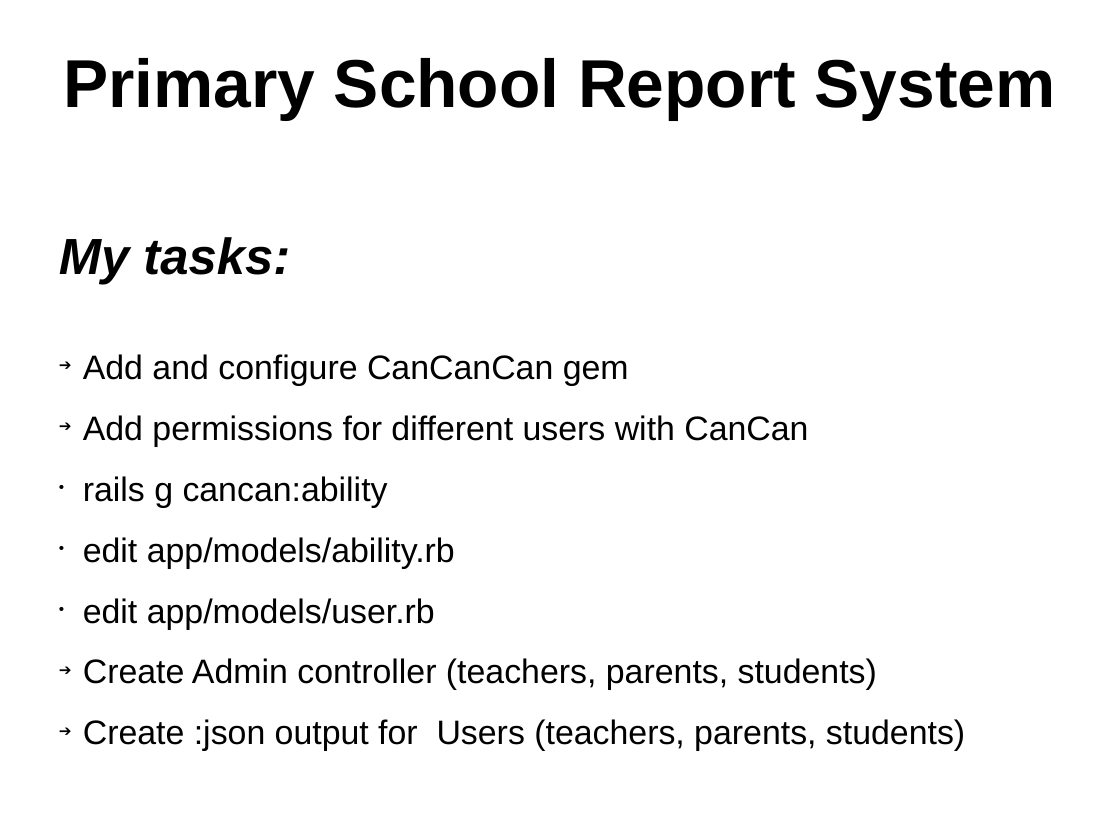
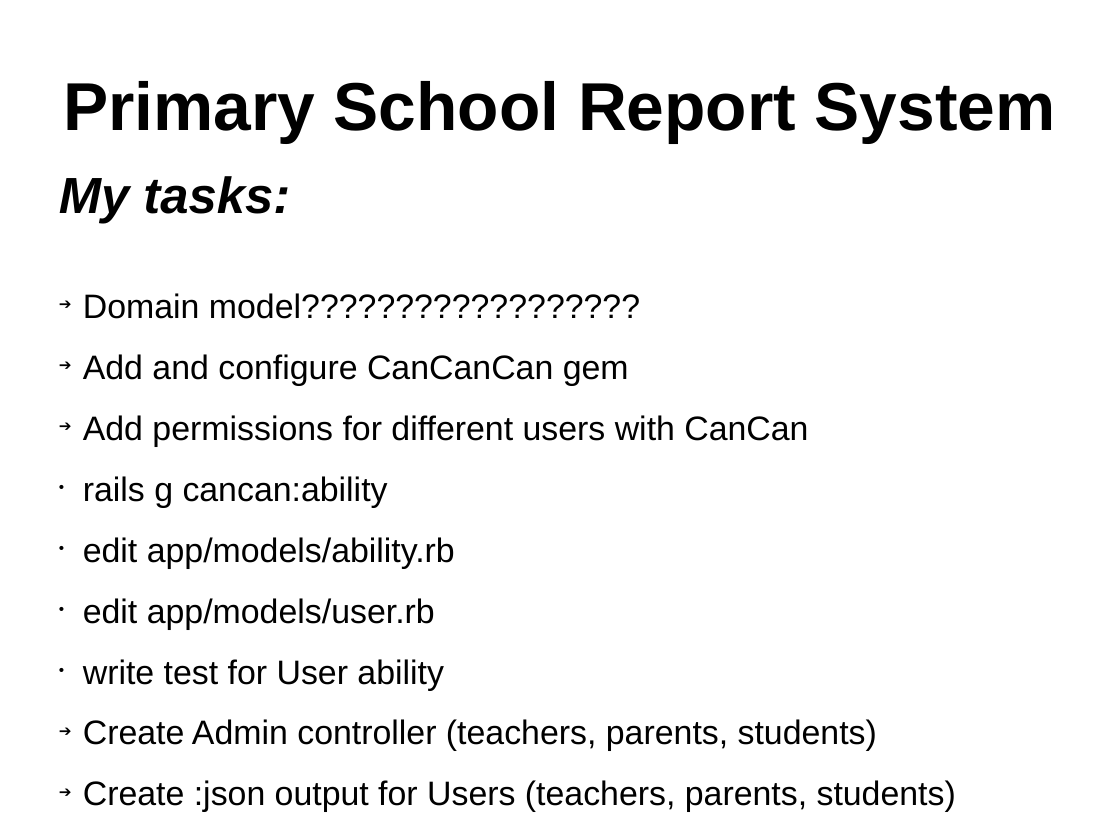
Before and after one commit to lahotskyy/demo1, a slide deck: slide 8 of taras_slides.odp (slide 6 before the commit). Drawn at 1120x840 pixels with LibreOffice and Linux fonts; fonts in the diff are those of the drawing; background and template pictures are left out. Boxes give left, top, right and bottom in pixels: in the first picture for what was removed or moved away, otherwise in the second. Text is boxed around its words. In the diff, an @@ line names an element or a change of style, - is before the commit and + after.

Commit message:
add new slides

```diff
--- a/taras_slides.odp
+++ b/taras_slides.odp
@@ title "Primary School Report System" moved from (x1=63, y1=58, x2=1056, y2=120) to (x1=63, y1=81, x2=1056, y2=143) @@
@@ subtitle "My tasks:" moved from (x1=59, y1=237, x2=965, y2=751) to (x1=59, y1=176, x2=956, y2=812) @@
@@ subtitle at (x1=83, y1=293, x2=640, y2=319): paragraph added @@
+➔ Domain model??????????????????
@@ subtitle at (x1=83, y1=659, x2=444, y2=690): paragraph added @@
+• write test for User ability
```
Also in this commit, not shown: 4 other slides changed, 2 slides added, 5 other files.
